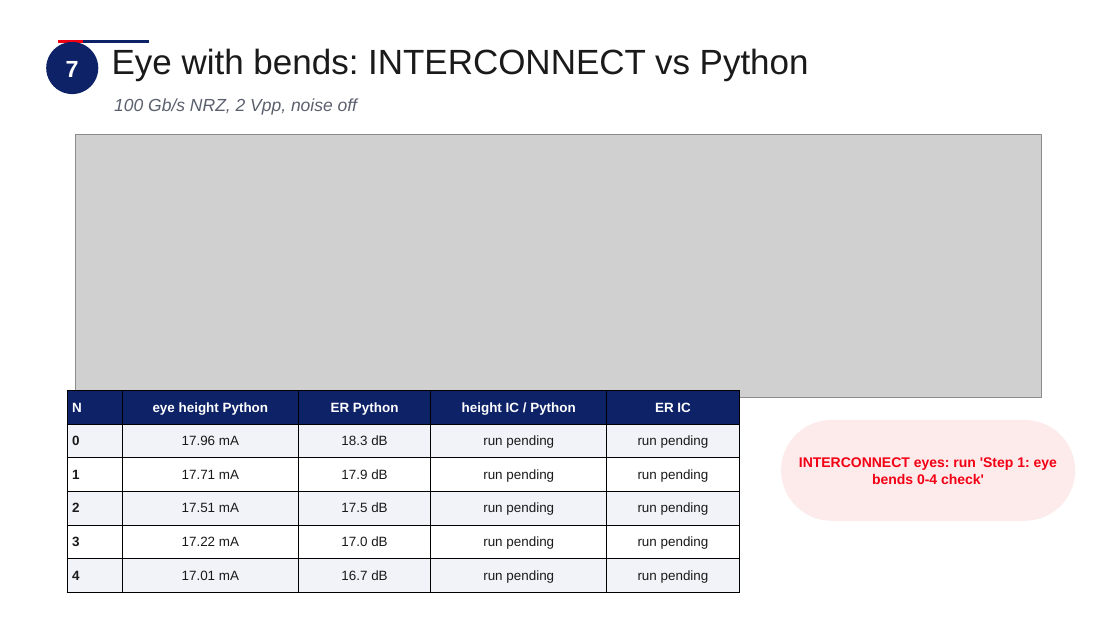
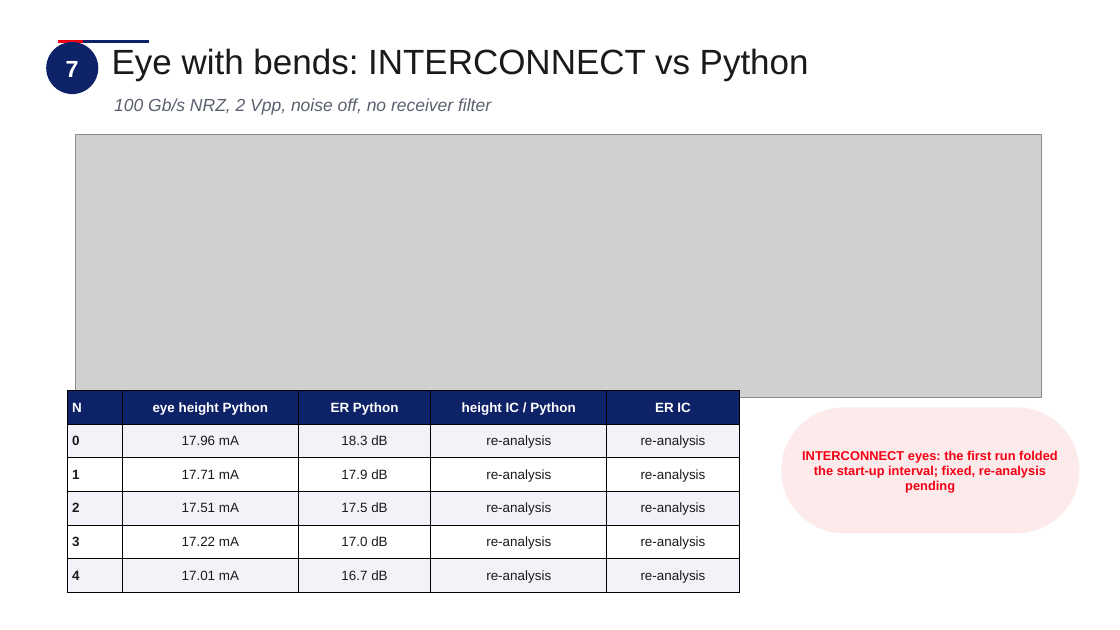
Before and after one commit to andreimuresian/claude, a slide deck: slide 19 of docs/Bends_in_INTERCONNECT.pptx. Drawn at 1120x630 pixels with LibreOffice and Linux fonts; fonts in the diff are those of the drawing; grey boxes stand for pictures; background and template pictures are left out. Boxes give left, top, right and bottom in pixels: in the first picture for what was removed or moved away, otherwise in the second. Text is boxed around its words. In the diff, an @@ line names an element or a change of style, - is before the commit and + after.

```diff
--- a/docs/Bends_in_INTERCONNECT.pptx
+++ b/docs/Bends_in_INTERCONNECT.pptx
@@ text at (x1=114, y1=98, x2=491, y2=115): text changed @@
-100 Gb/s NRZ, 2 Vpp, noise off
+100 Gb/s NRZ, 2 Vpp, noise off, no receiver filter
@@ table at (x1=67, y1=391, x2=739, y2=592) @@
-row 2, column 4: run pending
+row 2, column 4: re-analysis
-row 2, column 5: run pending
+row 2, column 5: re-analysis
-row 3, column 4: run pending
+row 3, column 4: re-analysis
-row 3, column 5: run pending
+row 3, column 5: re-analysis
-row 4, column 4: run pending
+row 4, column 4: re-analysis
-row 4, column 5: run pending
+row 4, column 5: re-analysis
-row 5, column 4: run pending
+row 5, column 4: re-analysis
-row 5, column 5: run pending
+row 5, column 5: re-analysis
-row 6, column 4: run pending
+row 6, column 4: re-analysis
-row 6, column 5: run pending
+row 6, column 5: re-analysis
@@ rounded rectangle "INTERCONNECT eyes: the first run ..." resized from (x1=781, y1=420, x2=1075, y2=521) to (x1=781, y1=408, x2=1080, y2=534) @@
@@ text in rounded rectangle at (x1=802, y1=450, x2=1058, y2=493): text changed; size 12 to 11 pt @@
-INTERCONNECT eyes: run 'Step 1: eye bends 0-4 check'
+INTERCONNECT eyes: the first run folded the start-up interval; fixed, re-analysis pending
```
Also in this commit, not shown: 1 other slide changed, 6 slides added, 1 slide removed.
